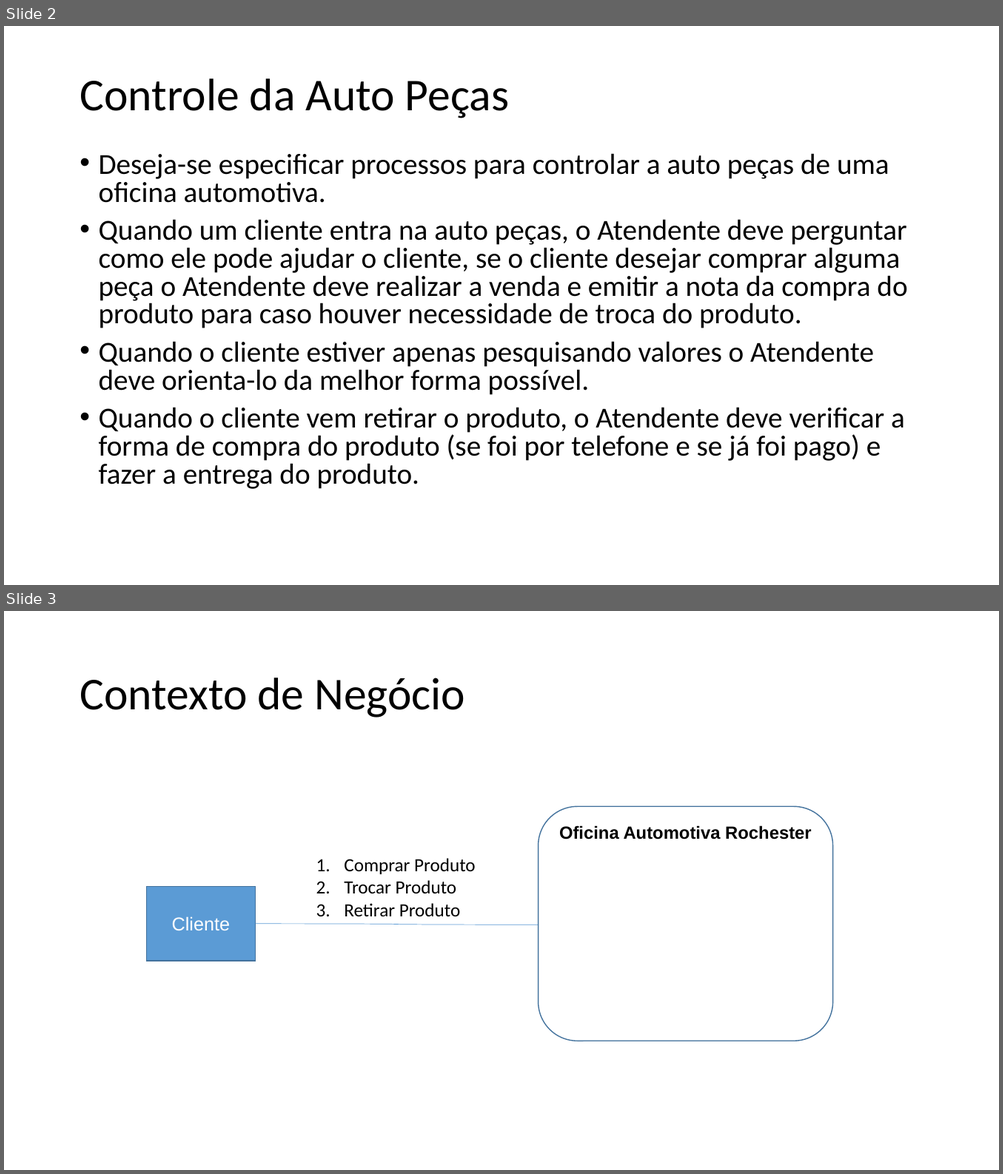
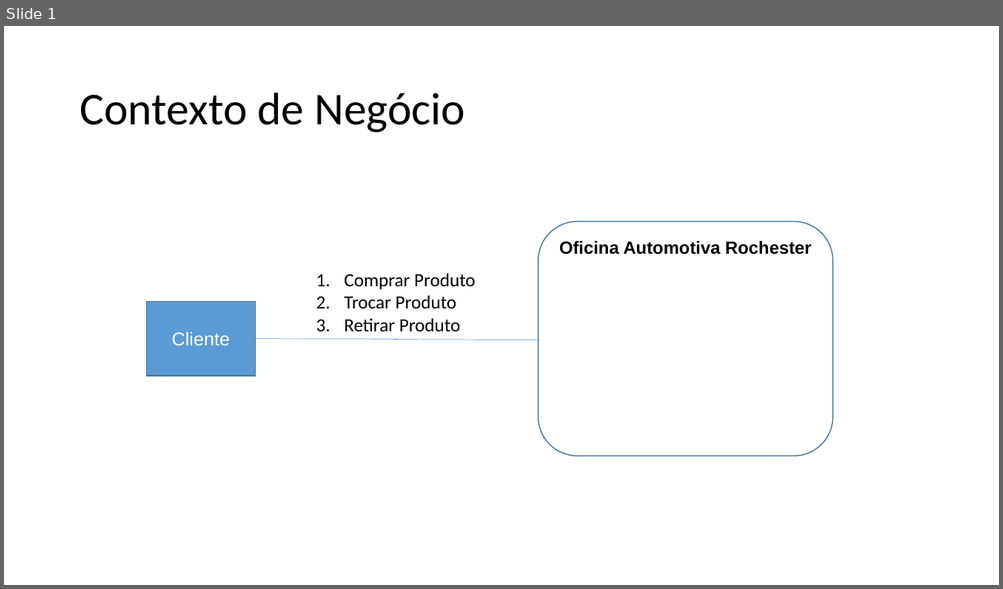
Before and after one commit to Felipe1901648/OPE, a slide deck: 15 - Arquitetura de Negócio para cada Cenário.pptx. Shown one above the other, each under a label of ours: slides 2 and 3 before the commit, slide 1 after it. The pictures are 1003x1174 and 1003x589 pixels, drawn with LibreOffice and Linux fonts; fonts in the diff are those of the drawing. Boxes give left, top, right and bottom in pixels: in the first picture for what was removed or moved away, otherwise in the second. Text is boxed around its words. In the diff, an @@ line names an element or a change of style, - is before the commit and + after.

```diff
--- a/15 - Arquitetura de Negócio para cada Cenário.pptx
+++ b/15 - Arquitetura de Negócio para cada Cenário.pptx
@@ slide 2 removed at (4, 26, 999, 585), background #FFFFFF @@
@@ title removed at (79, 79, 509, 118) @@
-Controle da Auto Peças
@@ text removed at (99, 153, 907, 489) @@
-• Deseja-se especificar processos para controlar a auto peças de uma oficina automotiva.
-• Quando um cliente entra na auto peças, o Atendente deve perguntar como ele pode ajudar o cliente, se o cliente desejar comprar alguma peça o Atendente deve realizar a venda e emitir a nota da compra do produto para caso houver necessidade de troca do produto.
-• Quando o cliente estiver apenas pesquisando valores o Atendente deve orienta-lo da melhor forma possível.
-• Quando o cliente vem retirar o produto, o Atendente deve verificar a forma de compra do produto (se foi por telefone e se já foi pago) e fazer a entrega do produto.
@@ what was slide 3 is now slide 1 @@
```
Also in this commit, not shown: 2 other slides removed, 7 other files.
